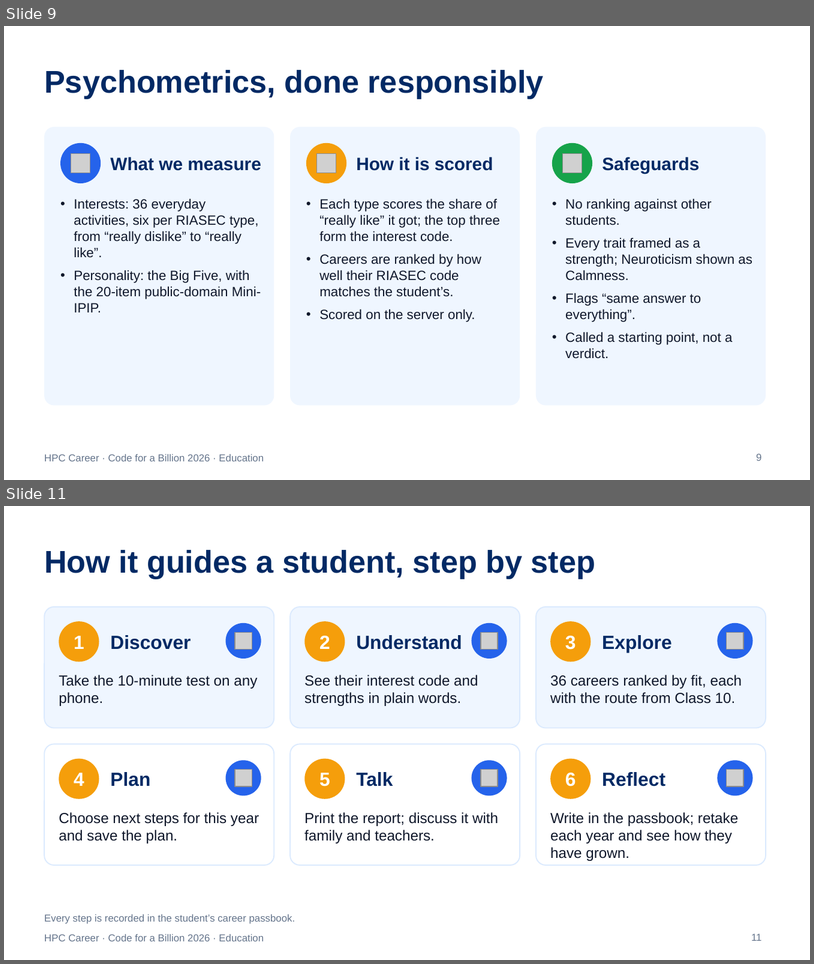
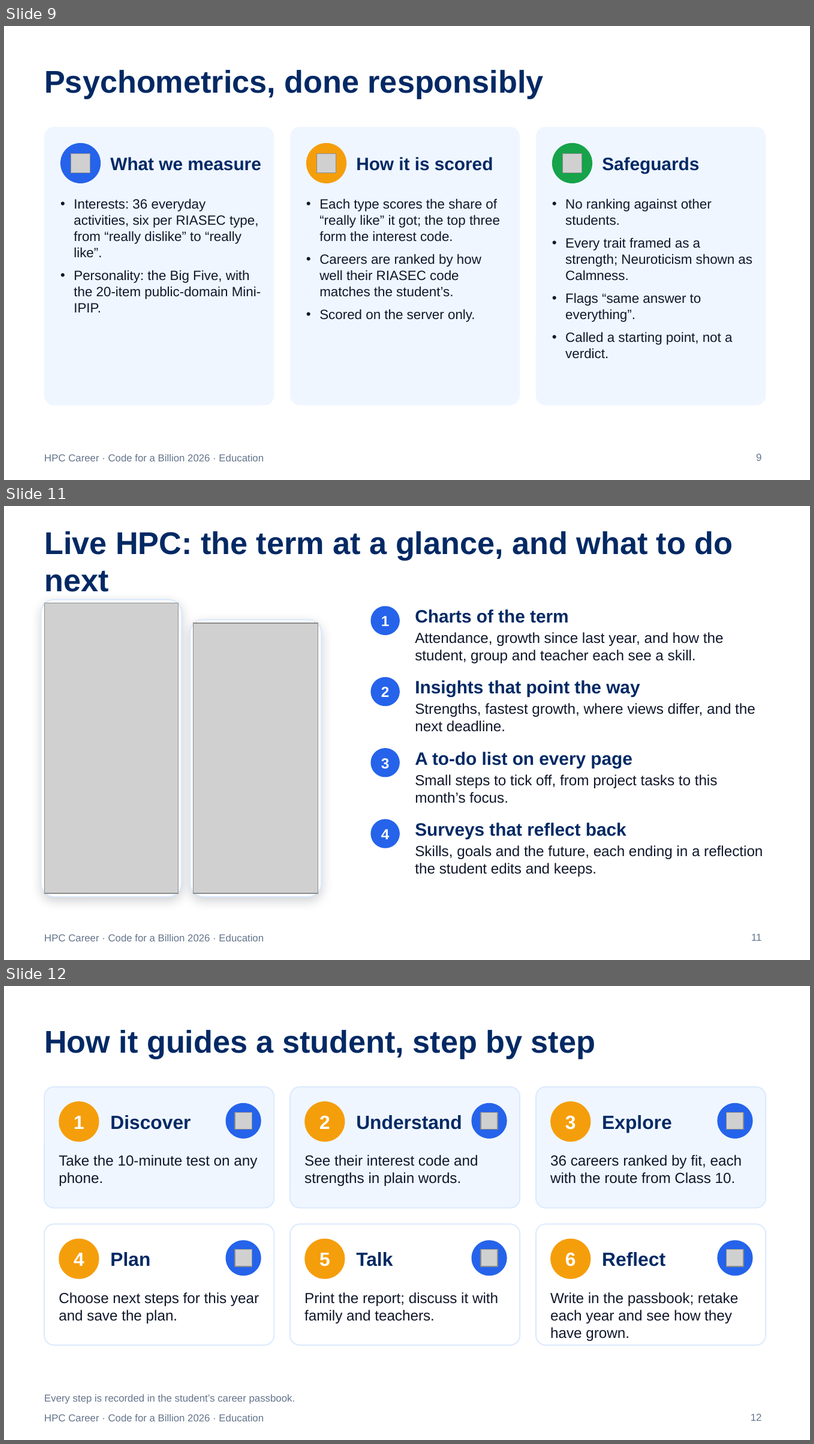
Before and after one commit to om-1115/hpc-career-agent, a slide deck: docs/HPC-Career-Explainer.pptx. Shown one above the other, each under a label of ours: slides 9 and 11 before the commit, slides 9, 11 and 12 after it; the slides between them are not shown. The pictures are 814x964 and 814x1444 pixels, drawn with LibreOffice and Linux fonts; fonts in the diff are those of the drawing; grey boxes stand for pictures. Boxes give left, top, right and bottom in pixels: in the first picture for what was removed or moved away, otherwise in the second. Text is boxed around its words. In the diff, an @@ line names an element or a change of style, - is before the commit and + after.

```diff
--- a/docs/HPC-Career-Explainer.pptx
+++ b/docs/HPC-Career-Explainer.pptx
@@ slide 11 added at (x1=4, y1=506, x2=810, y2=960), background #FFFFFF; not listed: 1 template element that a slide beside it also shows @@
@@ title added at (x1=44, y1=531, x2=734, y2=592), 28 pt, text #022964, bold @@
+Live HPC: the term at a glance, and what to do next
@@ rounded rectangle added at (x1=41, y1=600, x2=182, y2=896), fill #FFFFFF, outline #DBEAFE 1 pt @@
@@ picture added at (x1=44, y1=603, x2=178, y2=893) @@
@@ ellipse added at (x1=371, y1=606, x2=400, y2=635), fill #2563EB @@
@@ text added at (x1=415, y1=609, x2=569, y2=623), 16 pt, text #022964, bold @@
+Charts of the term
@@ rounded rectangle added at (x1=190, y1=620, x2=322, y2=896), fill #FFFFFF, outline #DBEAFE 1 pt @@
@@ picture added at (x1=194, y1=623, x2=318, y2=893) @@
@@ text added at (x1=381, y1=616, x2=390, y2=626), 13 pt, text #FFFFFF, bold @@
+1
@@ text added at (x1=415, y1=632, x2=724, y2=663), 13 pt, text #0F172A @@
+Attendance, growth since last year, and how the student, group and teacher each see a skill.
@@ ellipse added at (x1=371, y1=677, x2=400, y2=706), fill #2563EB @@
@@ text added at (x1=415, y1=680, x2=640, y2=697), 16 pt, text #022964, bold @@
+Insights that point the way
@@ text added at (x1=381, y1=687, x2=390, y2=697), 13 pt, text #FFFFFF, bold @@
+2
@@ text added at (x1=415, y1=703, x2=756, y2=732), 13 pt, text #0F172A @@
+Strengths, fastest growth, where views differ, and the next deadline.
@@ ellipse added at (x1=371, y1=748, x2=400, y2=777), fill #2563EB @@
@@ text added at (x1=415, y1=751, x2=633, y2=768), 16 pt, text #022964, bold @@
+A to-do list on every page
@@ text added at (x1=381, y1=758, x2=390, y2=769), 13 pt, text #FFFFFF, bold @@
+3
@@ text added at (x1=415, y1=774, x2=718, y2=803), 13 pt, text #0F172A @@
+Small steps to tick off, from project tasks to this month’s focus.
@@ ellipse added at (x1=371, y1=819, x2=400, y2=848), fill #2563EB @@
@@ text added at (x1=381, y1=829, x2=390, y2=839), 13 pt, text #FFFFFF, bold @@
+4
@@ text added at (x1=415, y1=822, x2=627, y2=839), 16 pt, text #022964, bold @@
+Surveys that reflect back
@@ text added at (x1=415, y1=845, x2=763, y2=876), 13 pt, text #0F172A @@
+Skills, goals and the future, each ending in a reflection the student edits and keeps.
@@ page number added at (x1=752, y1=933, x2=762, y2=940), 9 pt, text #64748B @@
+11
@@ what was slide 11 is now slide 12 @@
@@ page number at (x1=751, y1=1413, x2=762, y2=1420): text changed @@
-11
+12
```
Also in this commit, not shown: 1 slide changed, 20 other files.
